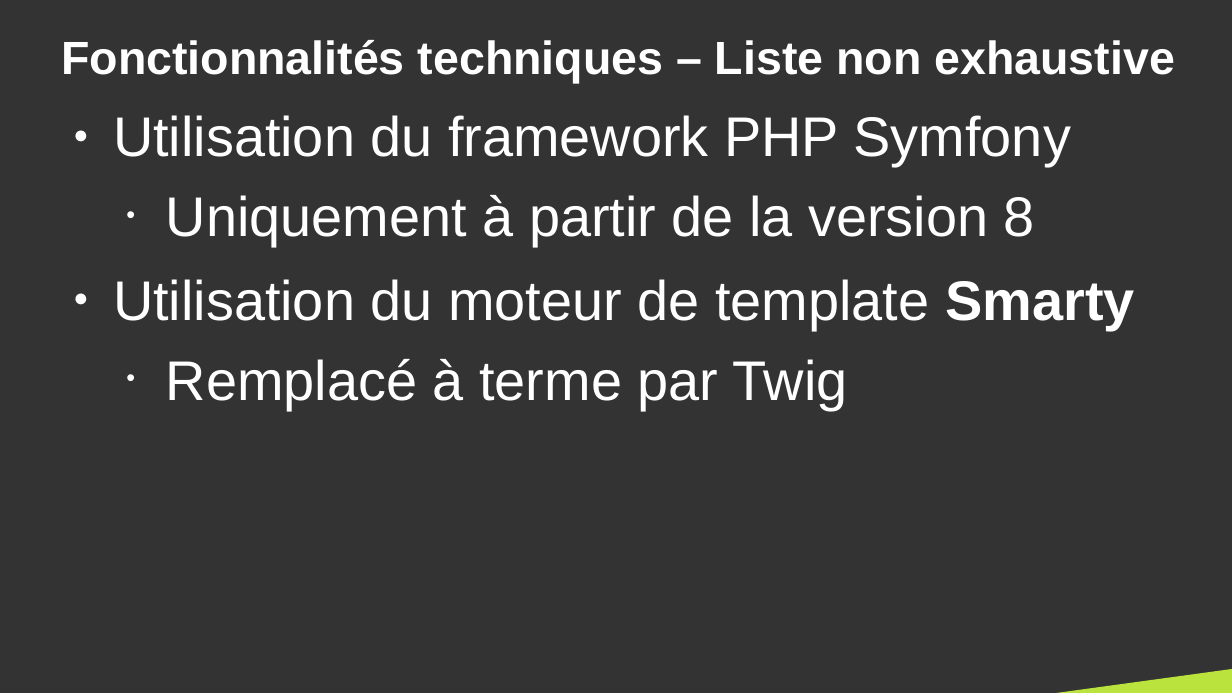
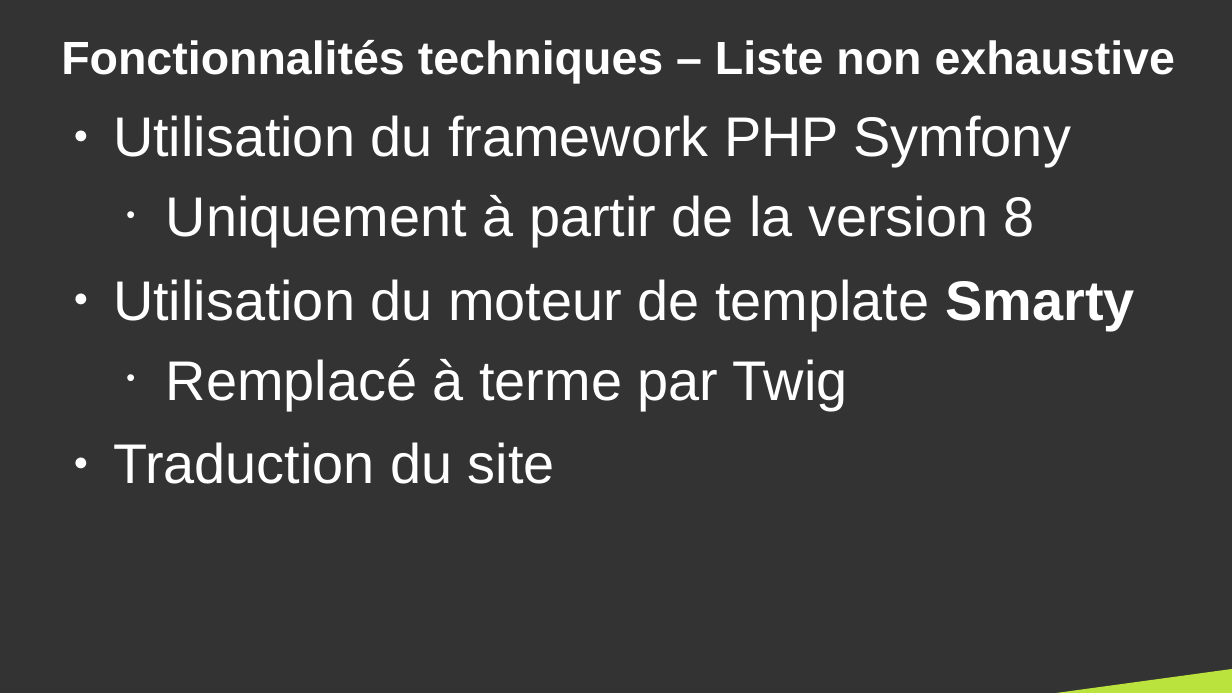
Before and after one commit to DanYellow/cours, a slide deck: slide 10 of gestion-de-contenus-spécialisee-s4/travaux-pratiques/numero-1/presentation.odp. Drawn at 1232x693 pixels with LibreOffice and Linux fonts; fonts in the diff are those of the drawing. Boxes give left, top, right and bottom in pixels: in the first picture for what was removed or moved away, otherwise in the second. Text is boxed around its words. In the diff, an @@ line names an element or a change of style, - is before the commit and + after.

```diff
--- a/gestion-de-contenus-spécialisee-s4/travaux-pratiques/numero-1/presentation.odp
+++ b/gestion-de-contenus-spécialisee-s4/travaux-pratiques/numero-1/presentation.odp
@@ text at bbox=[113, 442, 555, 484]: paragraph added @@
+● Traduction du site
```
Also in this commit, not shown: 1 other slide changed, 46 slides removed, 7 other files.
